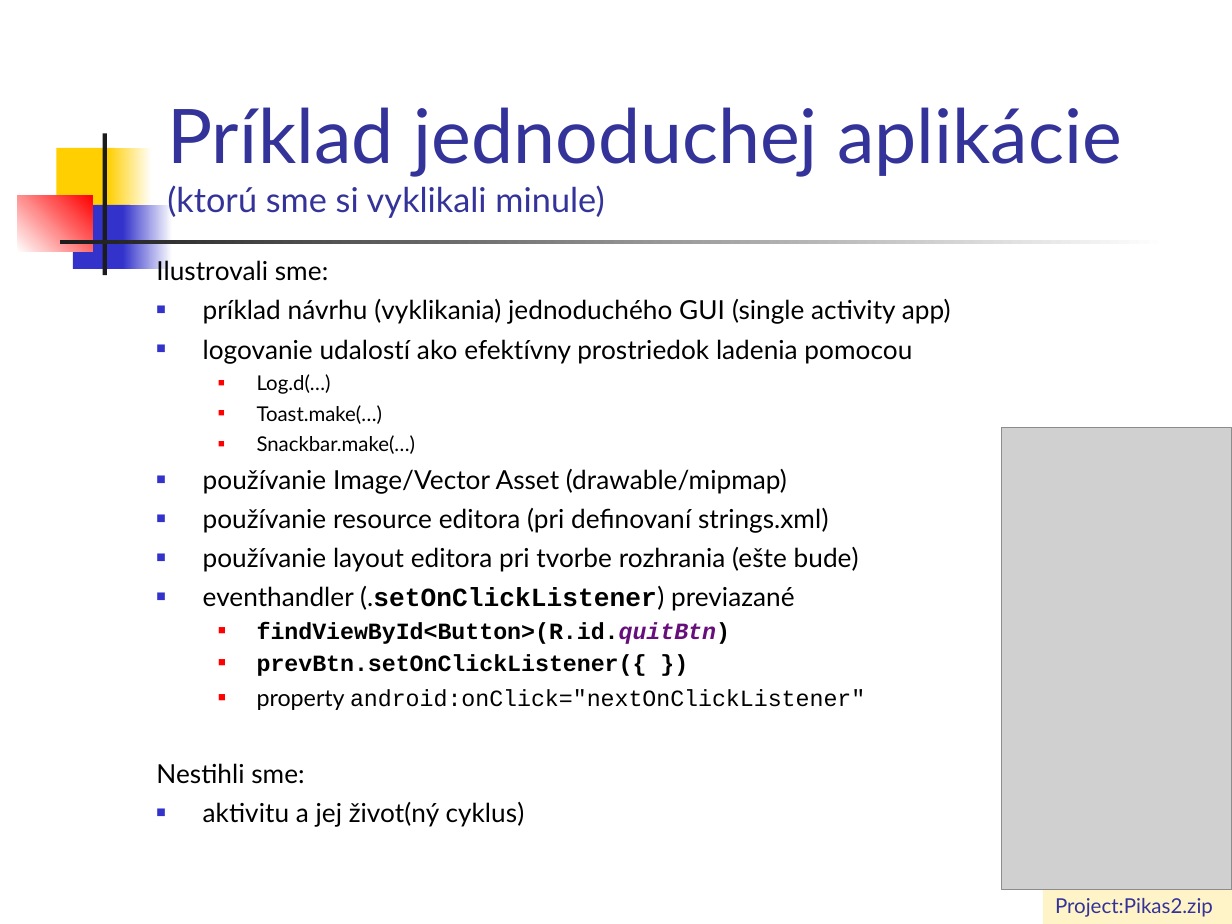
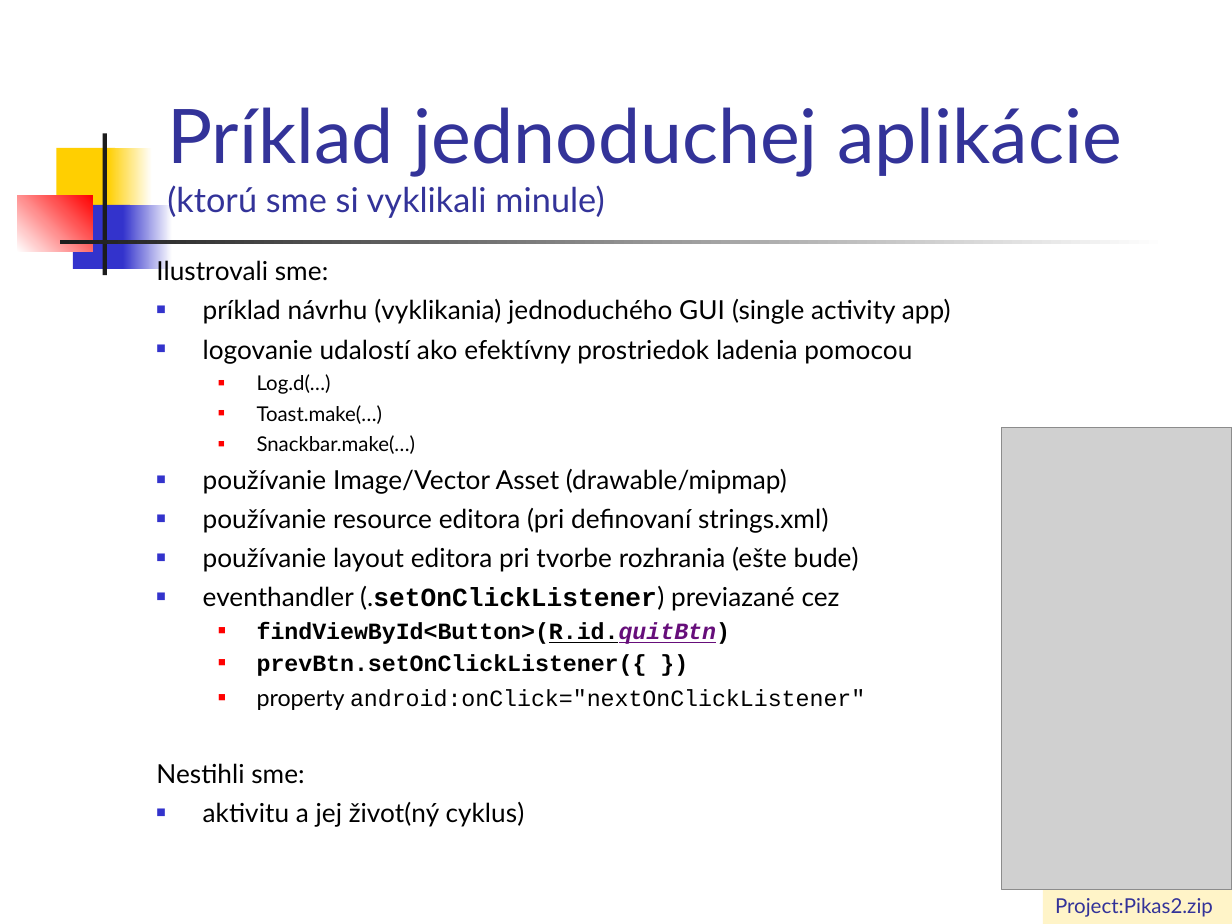
Before and after one commit to vmandro/Prednasky, a slide deck: slide 3 of 04/04_Android.ppt. Drawn at 1232x924 pixels with LibreOffice and Linux fonts; fonts in the diff are those of the drawing; grey boxes stand for pictures. Boxes give left, top, right and bottom in pixels: in the first picture for what was removed or moved away, otherwise in the second. Text is boxed around its words. In the diff, an @@ line names an element or a change of style, - is before the commit and + after.

```diff
--- a/04/04_Android.ppt
+++ b/04/04_Android.ppt
@@ text at [203,586,840,611]: text changed @@
-■ eventhandler (.setOnClickListener) previazané
+■ eventhandler (.setOnClickListener) previazané cez
@@ text at [257,622,730,644]: underline on in "findViewById<Button>(R.id.quitBtn)" @@
```
Also in this commit, not shown: 23 other slides changed, 1 slide added, 29 slides removed, 1 other file.
